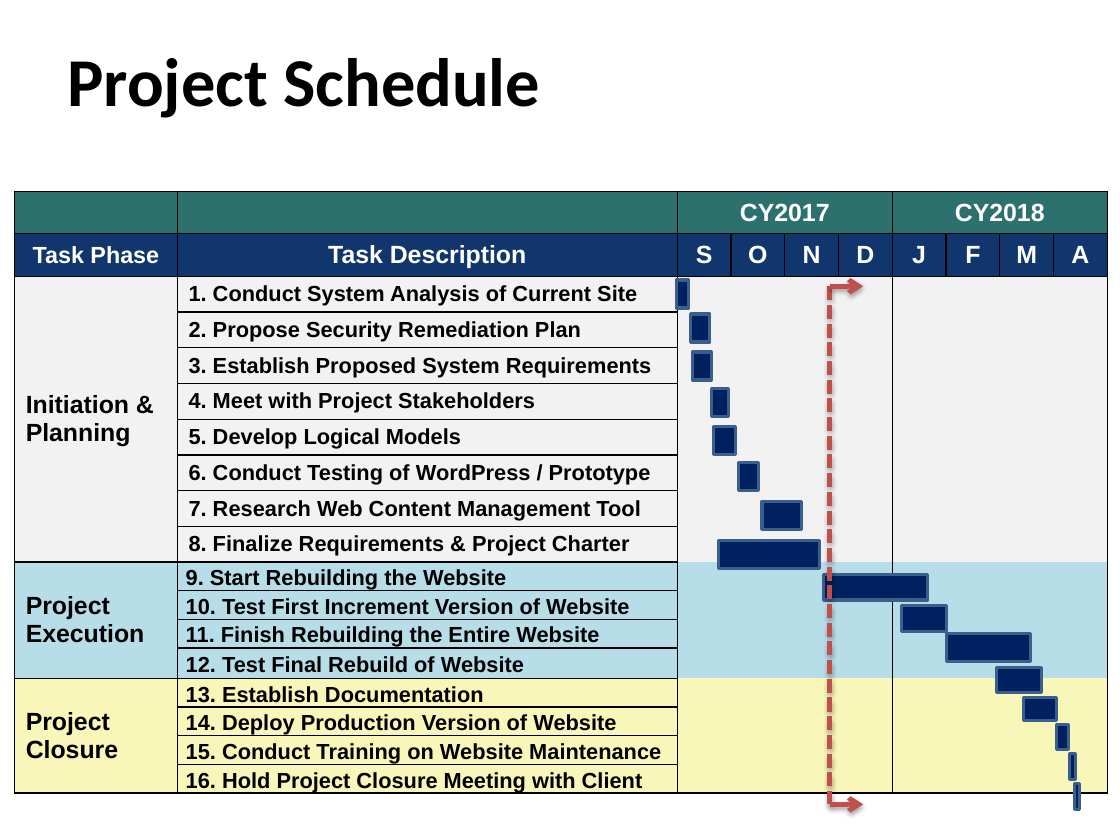
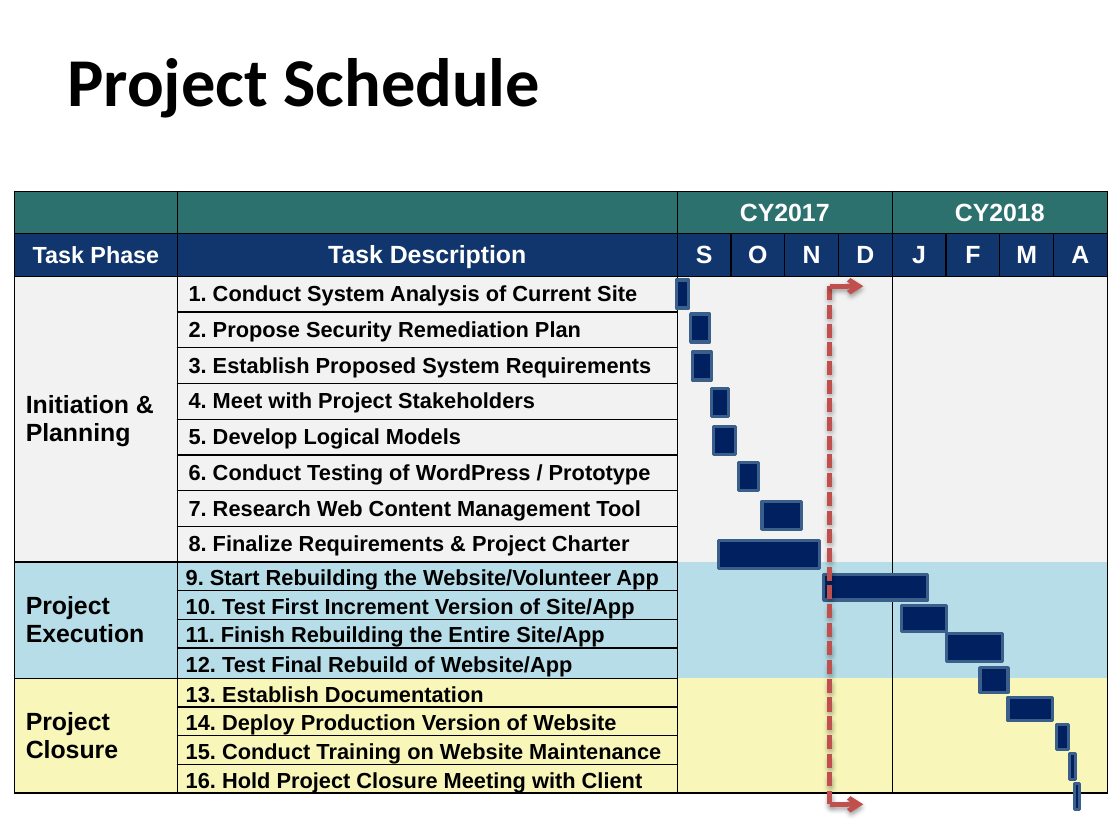
Before and after one commit to ehsantos11/MIST7590-Smithgall-Project, a slide deck: slide 19 of SGW Project Update (Final) 29Nov17.pptx. Drawn at 1120x840 pixels with LibreOffice and Linux fonts; fonts in the diff are those of the drawing; background and template pictures are left out. Boxes give left, top, right and bottom in pixels: in the first picture for what was removed or moved away, otherwise in the second. Text is boxed around its words. In the diff, an @@ line names an element or a change of style, - is before the commit and + after.

Commit message:
Updated SGW Project Update (Final) 29Nov17
Updated project summary and schedule slides

```diff
--- a/SGW Project Update (Final) 29Nov17.pptx
+++ b/SGW Project Update (Final) 29Nov17.pptx
@@ table at box(15, 192, 1107, 815) @@
-row 11, column 2: 9. Start Rebuilding the Website
+row 11, column 2: 9. Start Rebuilding the Website/Volunteer App
-row 12, column 2: 10. Test First Increment Version of Website
+row 12, column 2: 10. Test First Increment Version of Site/App
-row 13, column 2: 11. Finish Rebuilding the Entire Website
+row 13, column 2: 11. Finish Rebuilding the Entire Site/App
-row 14, column 2: 12. Test Final Rebuild of Website
+row 14, column 2: 12. Test Final Rebuild of Website/App
@@ rectangle: place and size @@
-rectangle at box(946, 633, 1030, 661)
+rectangle at box(946, 633, 1002, 661)
@@ rectangle: place and size @@
-rectangle at box(997, 668, 1042, 692)
+rectangle at box(980, 668, 1008, 692)
@@ rectangle: place and size @@
-rectangle at box(1024, 698, 1057, 721)
+rectangle at box(1008, 698, 1053, 721)
```
Also in this commit, not shown: 2 other slides changed.
